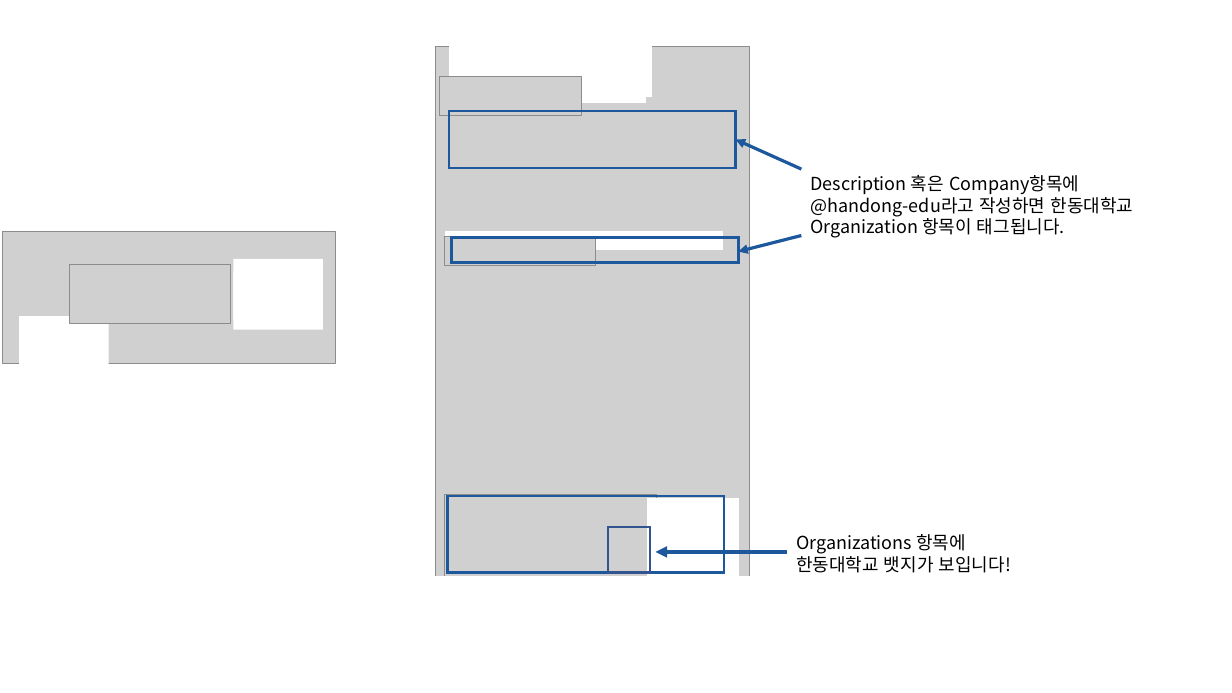
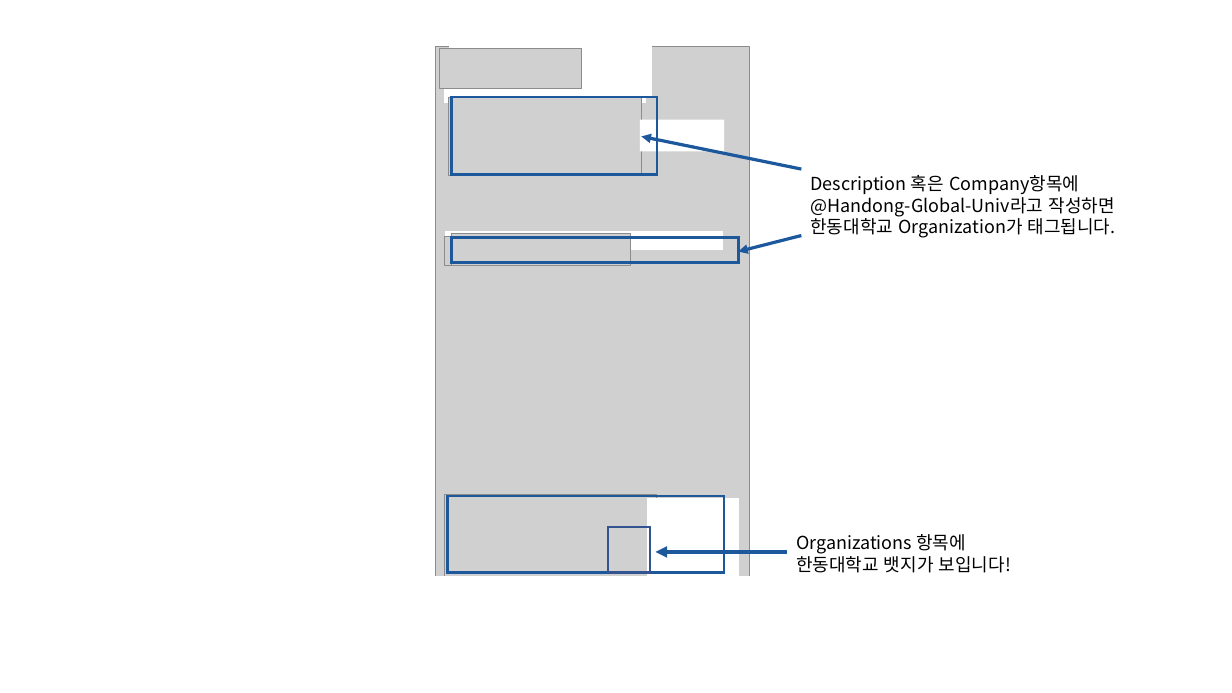
Before and after one commit to Handong-Global-Univ/Handong-Global-University, a slide deck: slide 1 of static/img.pptx. Drawn at 1232x693 pixels with LibreOffice and Linux fonts; fonts in the diff are those of the drawing; grey boxes stand for pictures. Boxes give left, top, right and bottom in pixels: in the first picture for what was removed or moved away, otherwise in the second. Text is boxed around its words. In the diff, an @@ line names an element or a change of style, - is before the commit and + after.

```diff
--- a/static/img.pptx
+++ b/static/img.pptx
@@ picture: place and size @@
-picture at box(439, 77, 581, 116)
+picture at box(439, 49, 581, 89)
@@ picture added at box(449, 97, 641, 176) @@
@@ rectangle: place and size @@
-rectangle at box(449, 111, 736, 168)
+rectangle at box(451, 97, 657, 175)
@@ rectangle added at box(640, 119, 725, 151), fill #FFFFFF @@
@@ arrow moved from (801, 169) - (736, 140) to (801, 169) - (641, 137) @@
@@ text at box(810, 193, 1116, 238): text changed @@
-@handong-edu라고 작성하면 한동대학교 Organization 항목이 태그됩니다.
+@Handong-Global-Univ라고 작성하면
+한동대학교 Organization가 태그됩니다.
@@ picture removed at box(3, 231, 335, 363) @@
@@ picture added at box(451, 234, 630, 265) @@
@@ picture removed at box(70, 264, 231, 324) @@
```
Also in this commit, not shown: 1 slide added, 1 slide removed, 4 other files.
